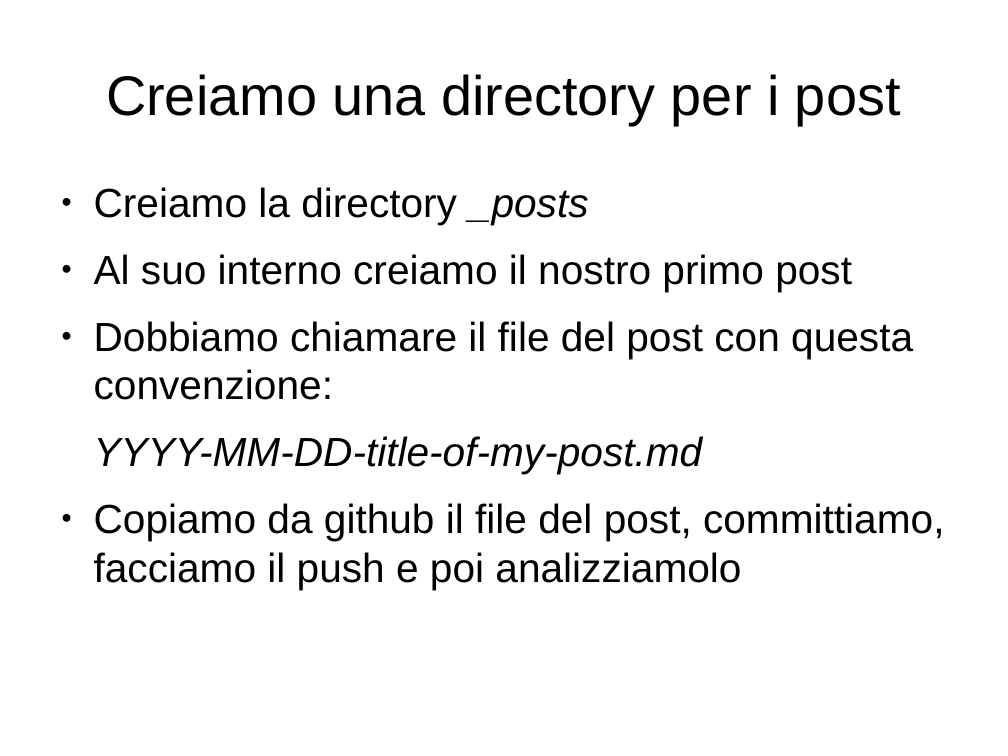
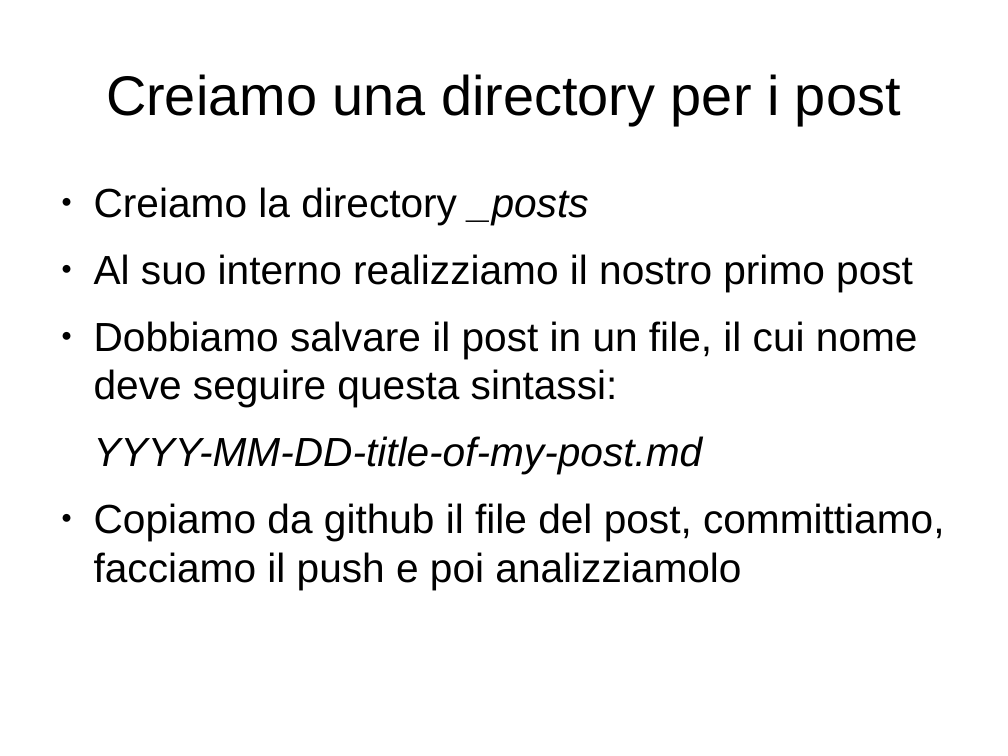
Before and after one commit to lucamariani/corso_diapositive, a slide deck: slide 23 of personal_page.odp. Drawn at 1008x756 pixels with LibreOffice and Linux fonts; fonts in the diff are those of the drawing. Boxes give left, top, right and bottom in pixels: in the first picture for what was removed or moved away, otherwise in the second. Text is boxed around its words. In the diff, an @@ line names an element or a change of style, - is before the commit and + after.

```diff
--- a/personal_page.odp
+++ b/personal_page.odp
@@ text at <box>94,254,918,407</box>: text changed @@
-● Al suo interno creiamo il nostro primo post
-● Dobbiamo chiamare il file del post con questa convenzione:
+● Al suo interno realizziamo il nostro primo post
+● Dobbiamo salvare il post in un file, il cui nome deve seguire questa sintassi:
```
Also in this commit, not shown: 10 other slides changed.
